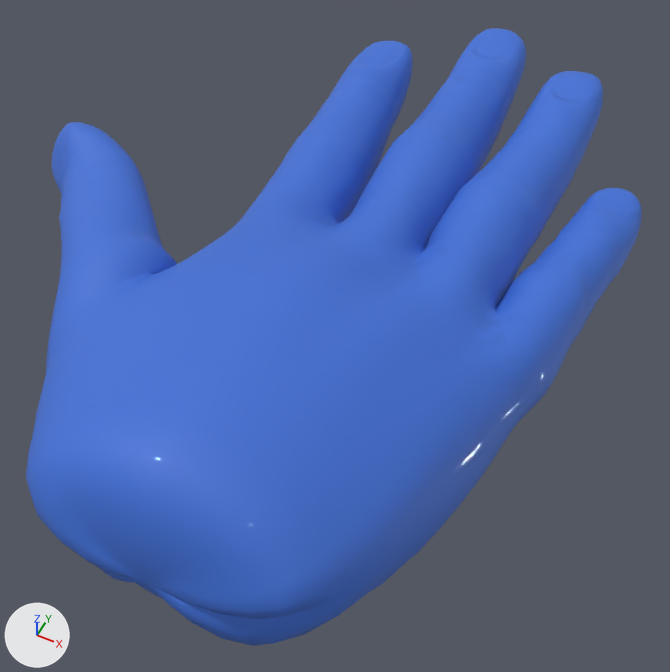
The glTF model assets/models/hand_ghost.glb, before and after one commit.
Rendered twice from a camera (50 mm lens) standing at (0.097, -0.2175, 0.1608) and looking at (0.0301, -0.0837, -0.0064). Arrows for +X, +Y and +Z are at lower left; the lights stay in place. The older version comes first. Vertices at exactly the same position are counted once.

The first picture shows 'hand_glove'.
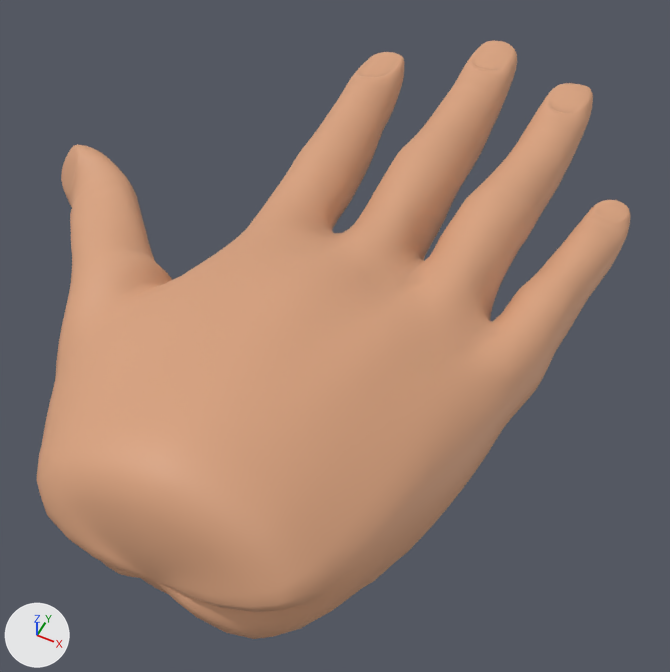
Location of each change, (x1, y1, x2, y2) in pixels of the pictures (670 x 672 px; the box of a moved part takes in the faces that stretch with it):
```json
{"object": "hand_glove", "change": "reshaped, moved", "before": [26, 28, 642, 646], "after": [37, 41, 631, 639]}
{"part": 1, "of": "me_hand_glove", "change": "moved or reshaped", "before": [145, 272, 159, 275], "after": [141, 259, 495, 596]}
{"part": 2, "of": "me_hand_glove", "change": "recoloured", "before": [26, 28, 642, 646], "after": [37, 41, 631, 639]}
{"part": 3, "of": "me_hand_glove", "change": "recoloured", "before": [26, 28, 642, 646], "after": [37, 41, 631, 639]}
```

The change, as JSON lines over the scene's bpy script:
```json
{"op": "add", "block": "mat_skin", "code": ["mat_skin = bpy.data.materials.new('skin')", "mat_skin.use_nodes = True; mat_skin.node_tree.nodes.clear()", "_N = mat_skin.node_tree.nodes; _L = mat_skin.node_tree.links", "n0 = _N.new('ShaderNodeBsdfPrincipled'); n0.name = 'Principled BSDF'", "n0.inputs[2].default_value = 0.6  # 'Roughness'", "n1 = _N.new('ShaderNodeOutputMaterial'); n1.name = 'Material Output'", "n2 = _N.new('ShaderNodeVertexColor'); n2.name = 'Color Attribute'", "_L.new(n0.outputs[0], n1.inputs[0])  # 'BSDF' to 'Surface'", "_L.new(n2.outputs[0], n0.inputs[0])  # 'Color' to 'Base Color'"]}
{"block": "me_hand_glove", "where": "# used by ob_hand_glove; location = (0.0344, -0.1733, 0.0172)"}
{"op": "remove", "block": "me_hand_glove", "code": "me_hand_glove.from_pydata(...)  # 6434 vertices, 12864 faces; spans x -0.097..0.053, y 0.008..0.198, z -0.029..0.017"}
{"op": "add", "block": "me_hand_glove", "code": "me_hand_glove.from_pydata(...)  # 6434 vertices, 12864 faces; spans x -0.092..0.051, y 0.009..0.196, z -0.027..0.016"}
{"block": "me_hand_glove", "change": "me_hand_glove part 1: 6434 of 6434 vertices moved; they spanned x -0.097..0.053, y 0.008..0.198, z -0.029..0.017 and now span x -0.092..0.051, y 0.009..0.196, z -0.027..0.016; mean shift (0.0, 0.0, 0.0)"}
{"block": "me_hand_glove", "change": "me_hand_glove part 2: 12824 kept faces spanning x -0.092..0.051, y 0.009..0.196, z -0.027..0.016 get new vertex colours; the middle colour goes from white #ffffff to beige #d9a27e"}
{"block": "me_hand_glove", "change": "me_hand_glove part 3: 12824 faces spanning x -0.092..0.051, y 0.009..0.196, z -0.027..0.016 switch from mat_glove_nitrile to mat_skin"}
{"op": "set", "path": "ob_hand_glove.location", "old": "(0.0344, -0.1733, 0.0172)", "new": "(0.0339, -0.173, 0.0151)"}
```
